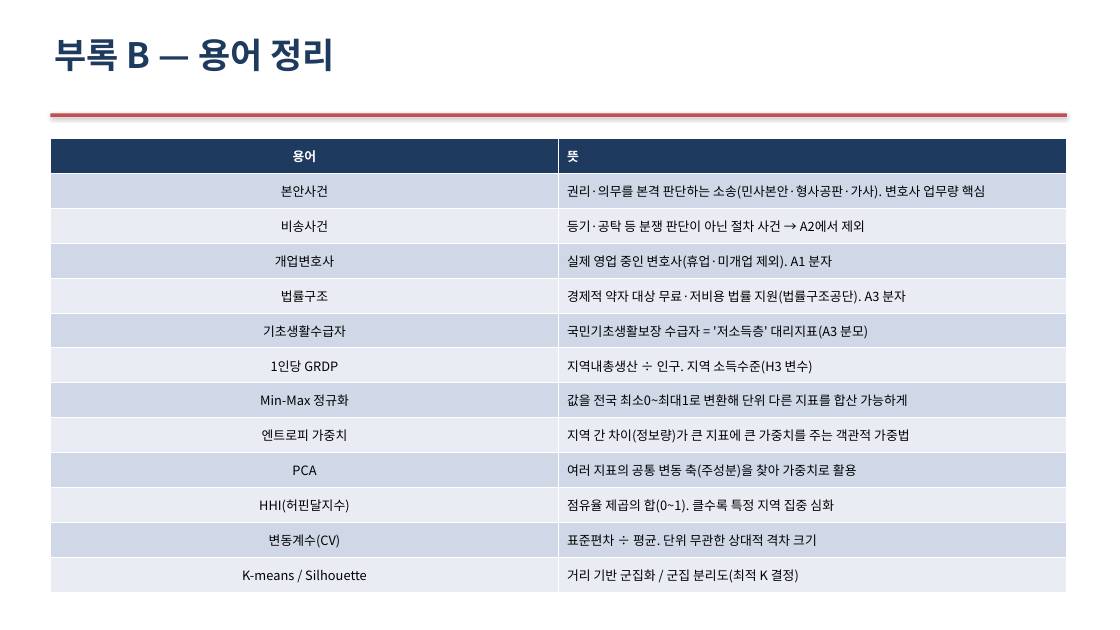
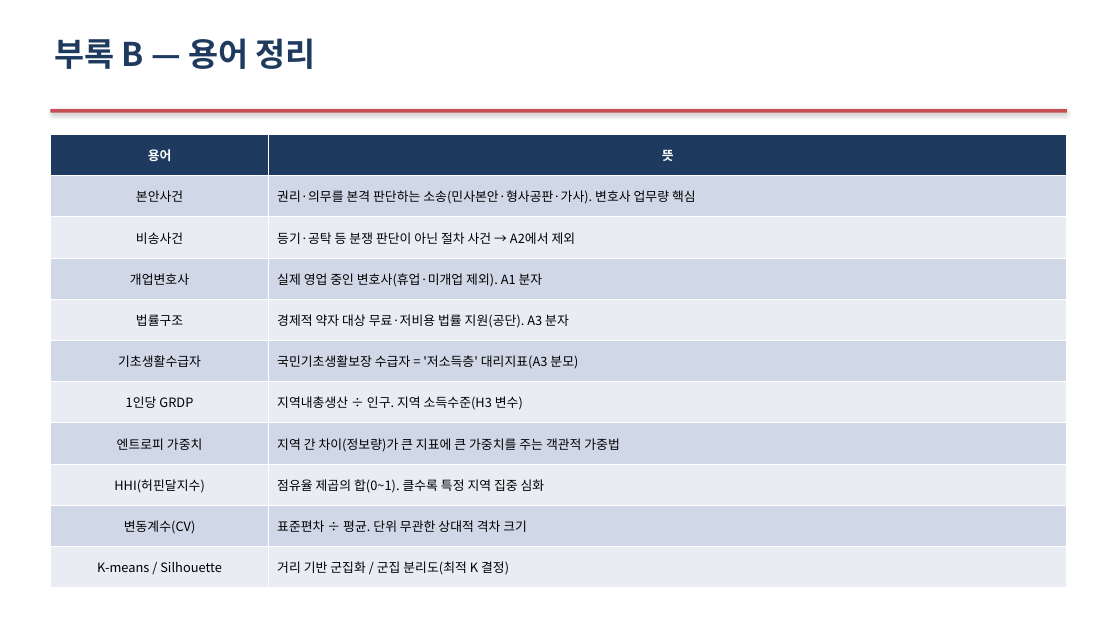
Before and after one commit to Allenkeem/llai-project, a slide deck: slide 22 of reports/발표자료.pptx. Drawn at 1120x630 pixels with LibreOffice and Linux fonts; fonts in the diff are those of the drawing. Boxes give left, top, right and bottom in pixels: in the first picture for what was removed or moved away, otherwise in the second. Text is boxed around its words. In the diff, an @@ line names an element or a change of style, - is before the commit and + after.

```diff
--- a/reports/발표자료.pptx
+++ b/reports/발표자료.pptx
@@ text "부록 B — 용어 정리" at [54, 38, 316, 69]: size 30 to 28 pt @@
@@ rectangle: place and size @@
-rectangle at [50, 113, 1067, 117]
+rectangle at [50, 109, 1067, 113]
@@ table at [50, 134, 1067, 588] @@
-row 5, column 2: 경제적 약자 대상 무료·저비용 법률 지원(법률구조공단). A3 분자
+row 5, column 2: 경제적 약자 대상 무료·저비용 법률 지원(공단). A3 분자
-row 8: Min-Max 정규화 | 값을 전국 최소0~최대1로 변환해 단위 다른 지표를 합산 가능하게
-row 10: PCA | 여러 지표의 공통 변동 축(주성분)을 찾아 가중치로 활용
@@ table: place and size @@
-table at [50, 139, 1067, 592]
+table at [50, 134, 1067, 588]
```
Also in this commit, not shown: 20 other slides changed, 1 other file.
